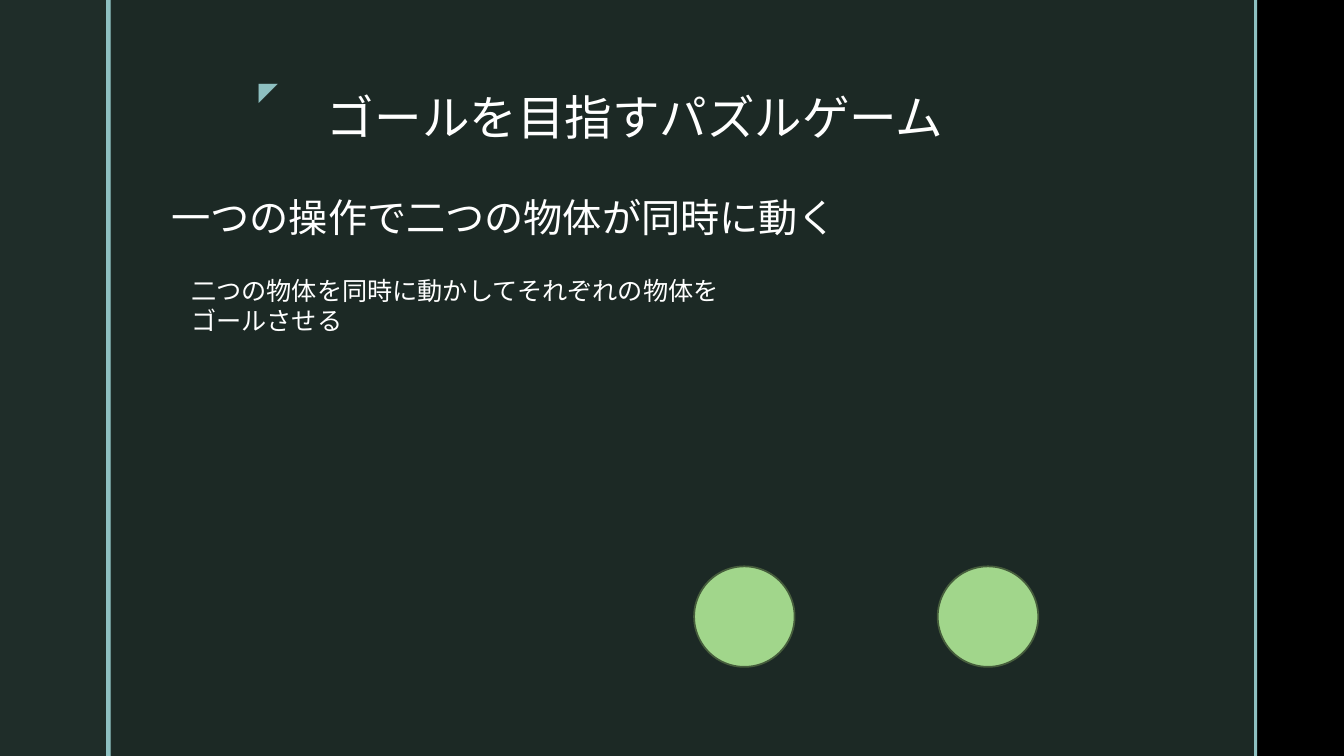
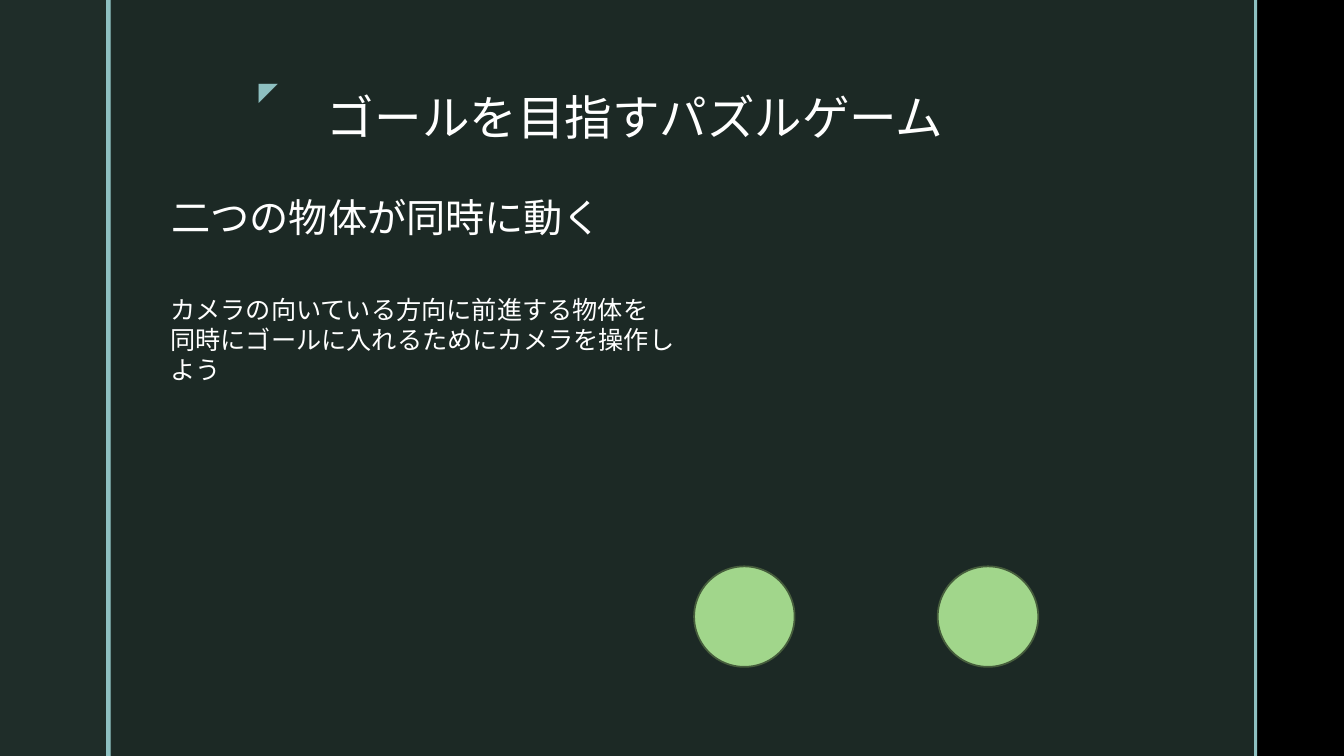
Before and after one commit to nkd10121/keep, a slide deck: slide 2 of プレゼンテーション.pptx. Drawn at 1344x756 pixels with LibreOffice and Linux fonts; fonts in the diff are those of the drawing; background and template pictures are left out. Boxes give left, top, right and bottom in pixels: in the first picture for what was removed or moved away, otherwise in the second. Text is boxed around its words. In the diff, an @@ line names an element or a change of style, - is before the commit and + after.

Commit message:
up

```diff
--- a/プレゼンテーション.pptx
+++ b/プレゼンテーション.pptx
@@ text at (172, 199, 603, 236): text changed @@
-  一つの操作で二つの物体が同時に動く
+  二つの物体が同時に動く
@@ text at (170, 297, 674, 351): text changed @@
-二つの物体を同時に動かしてそれぞれの物体を
-ゴールさせる
+カメラの向いている方向に前進する物体を
+同時にゴールに入れるためにカメラを操作しよう
```
Also in this commit, not shown: 1 other slide changed.
